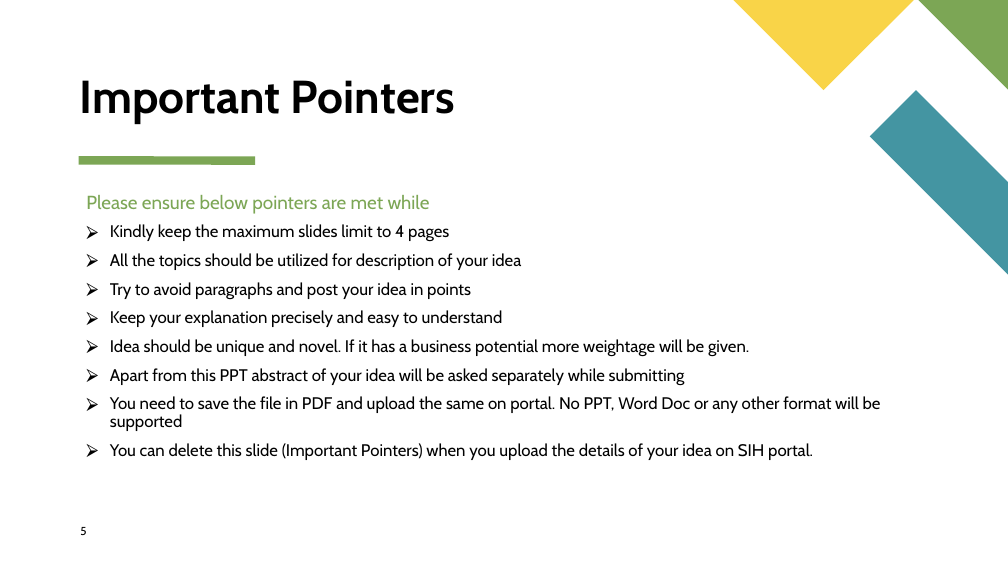
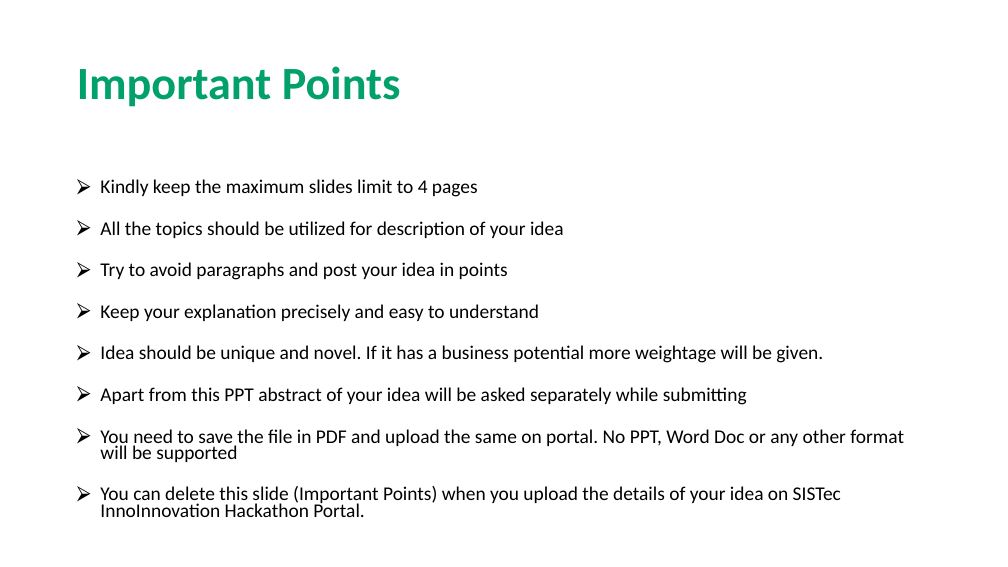
Before and after one commit to HARIOM317/SIH-WebApp, a slide deck: slide 5 of src/Assets/Guidelines/Idea-Presentation-Format.pptx. Drawn at 1008x567 pixels with LibreOffice and Linux fonts; fonts in the diff are those of the drawing. Boxes give left, top, right and bottom in pixels: in the first picture for what was removed or moved away, otherwise in the second. Text is boxed around its words. In the diff, an @@ line names an element or a change of style, - is before the commit and + after.

```diff
--- a/src/Assets/Guidelines/Idea-Presentation-Format.pptx
+++ b/src/Assets/Guidelines/Idea-Presentation-Format.pptx
@@ freeform shape removed at (734, 0, 914, 90) @@
@@ freeform shape removed at (919, 0, 1008, 90) @@
@@ title "Important Points" at (77, 66, 401, 107): vertical alignment bottom to middle @@
@@ title at (77, 66, 401, 107): text changed; font Cabin to Calibri; text colour #000000 to #02A06B @@
-Important Pointers
+Important Points
@@ freeform shape removed at (870, 90, 1008, 274) @@
@@ text "Kindly keep the maximum slides ...": place and size @@
-text "Kindly keep the maximum slides ..." at (110, 224, 881, 460)
+text "Kindly keep the maximum slides ..." at (100, 179, 904, 517)
@@ line removed from (79, 160) to (256, 160) @@
@@ text at (100, 179, 904, 462): size 16 to 18.5 pt, font Cabin to Calibri in "Kindly keep the maximum slides limit to ...", "All the topics should be utilized for ...", "Try to avoid paragraphs and post your ...", "Keep your explanation precisely and easy to ..." and 3 more places; line spacing 0.9 to 0.7; more space between paragraphs @@
@@ text removed at (86, 195, 430, 214) @@
-Please ensure below pointers are met while
@@ text at (100, 486, 841, 517): text changed; size 16 to 18.5 pt; font Cabin to Calibri @@
-⮚ You can delete this slide (Important Pointers) when you upload the details of your idea on SIH portal.
+⮚ You can delete this slide (Important Points) when you upload the details of your idea on SISTec InnoInnovation Hackathon Portal.
@@ page number removed at (80, 527, 86, 535) @@
-5
```
Also in this commit, not shown: 4 other slides changed, 58 other files.
